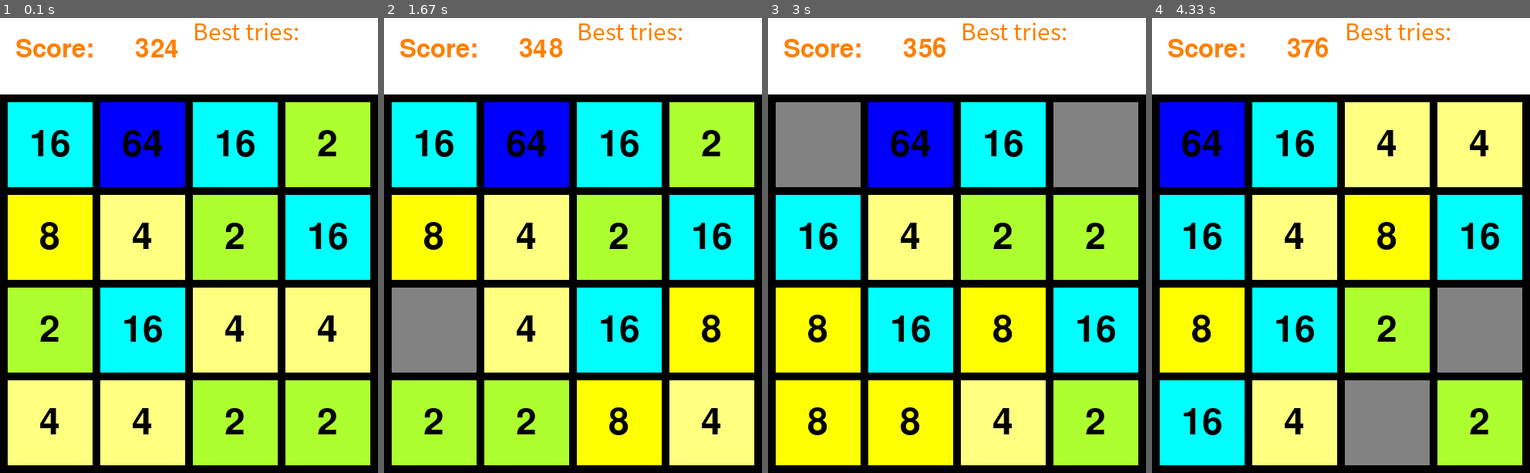
Above: before the commit, frames 1-4 (left to right).
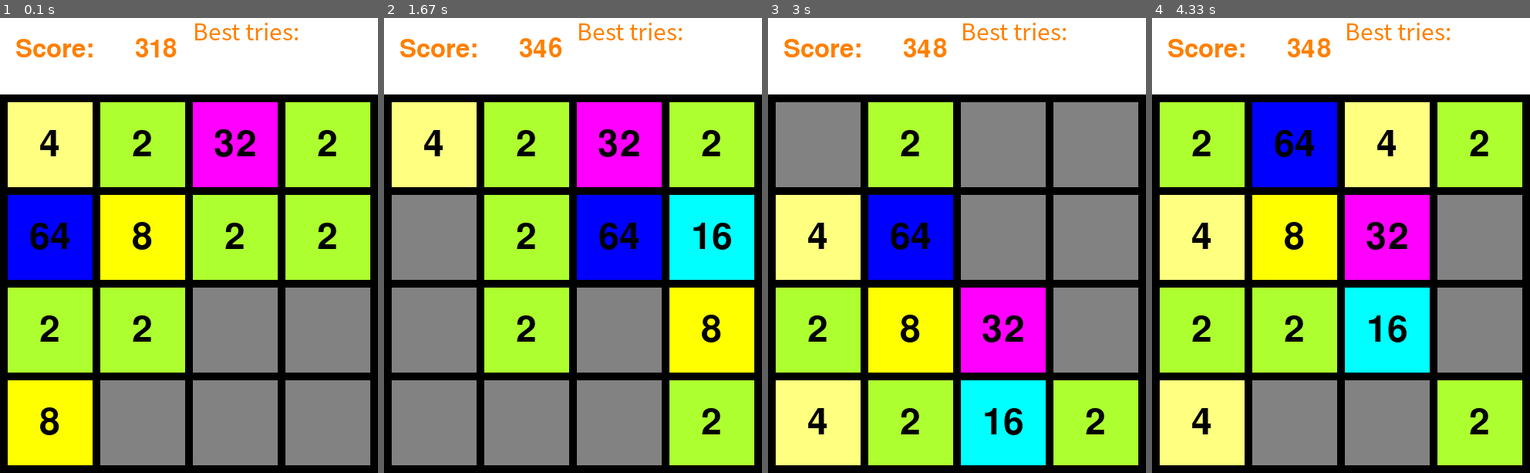
Above: after the commit, the same moments.

Repository: rpopov94/python
Game: pygame game, started from 2048/main.py
Two runs of this game, one before a commit and one after it. Both use one fixed random seed, a clock stepped at 60 frames per second and the inputs below.
Inputs:
- Up to frame 1 (0.1 s): no input
- Up to frame 2 (1.67 s): hold Right 0.33-0.8 s; hold Up 0.88-1.18 s; hold Right from 1.22 s (still down)
- Up to frame 3 (3 s): release Right at 1.77 s; hold Left 1.8-2.47 s; hold Down from 2.5 s (still down)
- Up to frame 4 (4.33 s): release Down at 3.32 s; hold Left 3.35-4.27 s; hold Up from 4.3 s (still down)

The runs differ from the first frame. In frame 1, 54% of the frame differs, in the area x 2-98%, y 4-99%; in frame 2, 50%; in frame 3, 54%; in frame 4, 50%.

Commit message:
random coordinates

Diff:
--- a/2048/data.txt
+++ b/2048/data.txt
@@ -1 +1 @@
-{"user": "INPUT YOUR NAME..", "score": 324, "mas": [[16, 64, 16, 2], [8, 4, 2, 16], [2, 16, 4, 4], [4, 4, 2, 2]]}
+{"score": 318, "user": "ugkjhkjgh", "mas": [[4, 2, 32, 2], [64, 8, 2, 2], [2, 2, 0, 0], [8, 0, 0, 0]]}
--- a/ping_pong/main.py
+++ b/ping_pong/main.py
@@ -1,5 +1,5 @@
 import turtle
-from turtle import Turtle
+from random import choice
 
 window = turtle.Screen()
 window.title("Ping-Pong")
@@ -82,7 +82,6 @@
 ball.dy = -3
 ball.penup()
 
-
 window.listen()
 window.onkeypress(move_up_a, 'w')
 window.onkeypress(move_down_a, 's')
@@ -91,8 +90,8 @@
 
 while True:
     window.update()
-    ball.setx(ball.xcor()+ball.dx)
-    ball.sety(ball.ycor()+ball.dy)
+    ball.setx(ball.xcor() + ball.dx)
+    ball.sety(ball.ycor() + ball.dy)
 
     if ball.ycor() >= 140:
         ball.dy = -ball.dy
@@ -102,8 +101,13 @@
         ball.dx = -ball.dx
     if ball.xcor() <= -240:
         ball.dx = -ball.dx
-    if ball.xcor()>=240 or ball.xcor() <= -240:
-        ball.goto(0,0)
-
+    if ball.xcor() >= 240:
+        ball.goto(0, 0)
+        ball.dx = choice([-4,-3,-2, 2, 3, 4])
+        ball.dy = choice([-4,-3,-2, 2, 3, 4])
+    if ball.xcor() <= -240:
+        ball.goto(0, 0)
+        ball.dx = choice([-4,-3,-2, 2, 3, 4])
+        ball.dy = choice([-4,-3,-2, 2, 3, 4])
 
 window.mainloop()
Not shown, changed: 2048/2048.sqllite
